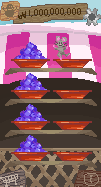
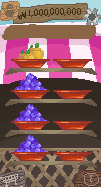
The second 101×187 image is a revision of the first. Changes to its layers:
added group "news" (1st of 2, in "uibtn") with 2 layers in group "uibtn" over box(3, 24, 96, 35)
added layer "레이어 5" in group "uibtn" over box(2, 24, 96, 40)
hid "mouse" over box(53, 36, 70, 60)
hid "blueberry" (1st of 4, in "dishgp" › "4" › "fruit" › "spring") over box(14, 42, 47, 59)
showed group "summer" (1st of 4, in "dishgp" › "4" › "fruit") (4 layers) over box(17, 43, 70, 60)
showed group "autumn" (1st of 4, in "dishgp" › "4" › "fruit") (5 layers) over box(16, 42, 47, 59)
showed group "winter" (1st of 4, in "dishgp" › "4" › "fruit") (4 layers) over box(15, 43, 47, 59)
